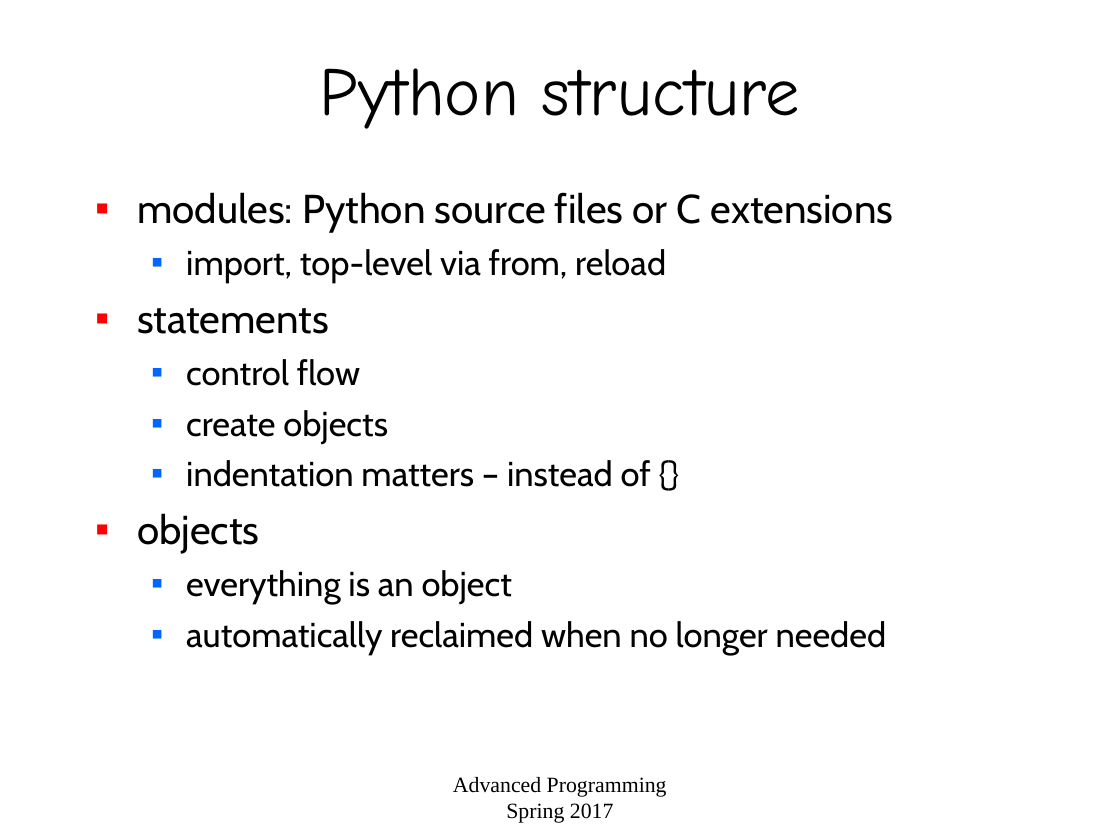
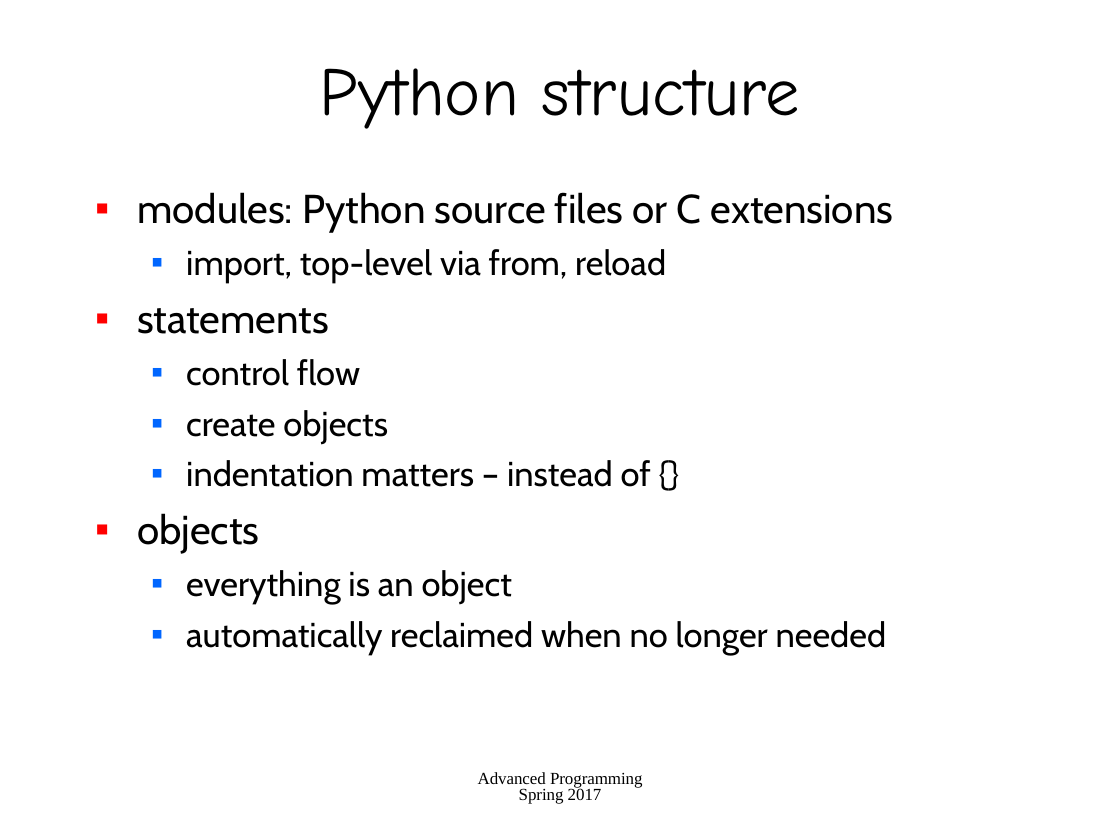
Before and after one commit to harrytrinh2/ML-by-CBD-Robotics, a slide deck: slide 7 of Python/introduction.ppt. Drawn at 1120x840 pixels with LibreOffice and Linux fonts; fonts in the diff are those of the drawing. Boxes give left, top, right and bottom in pixels: in the first picture for what was removed or moved away, otherwise in the second. Text is boxed around its words. In the diff, an @@ line names an element or a change of style, - is before the commit and + after.

```diff
--- a/Python/introduction.ppt
+++ b/Python/introduction.ppt
@@ text "Advanced Programming" at [478, 772, 643, 804]: size 14 to 10.8 pt; line spacing 1 to 0.8 @@
```
Also in this commit, not shown: 13 other slides changed, 4 other files.
